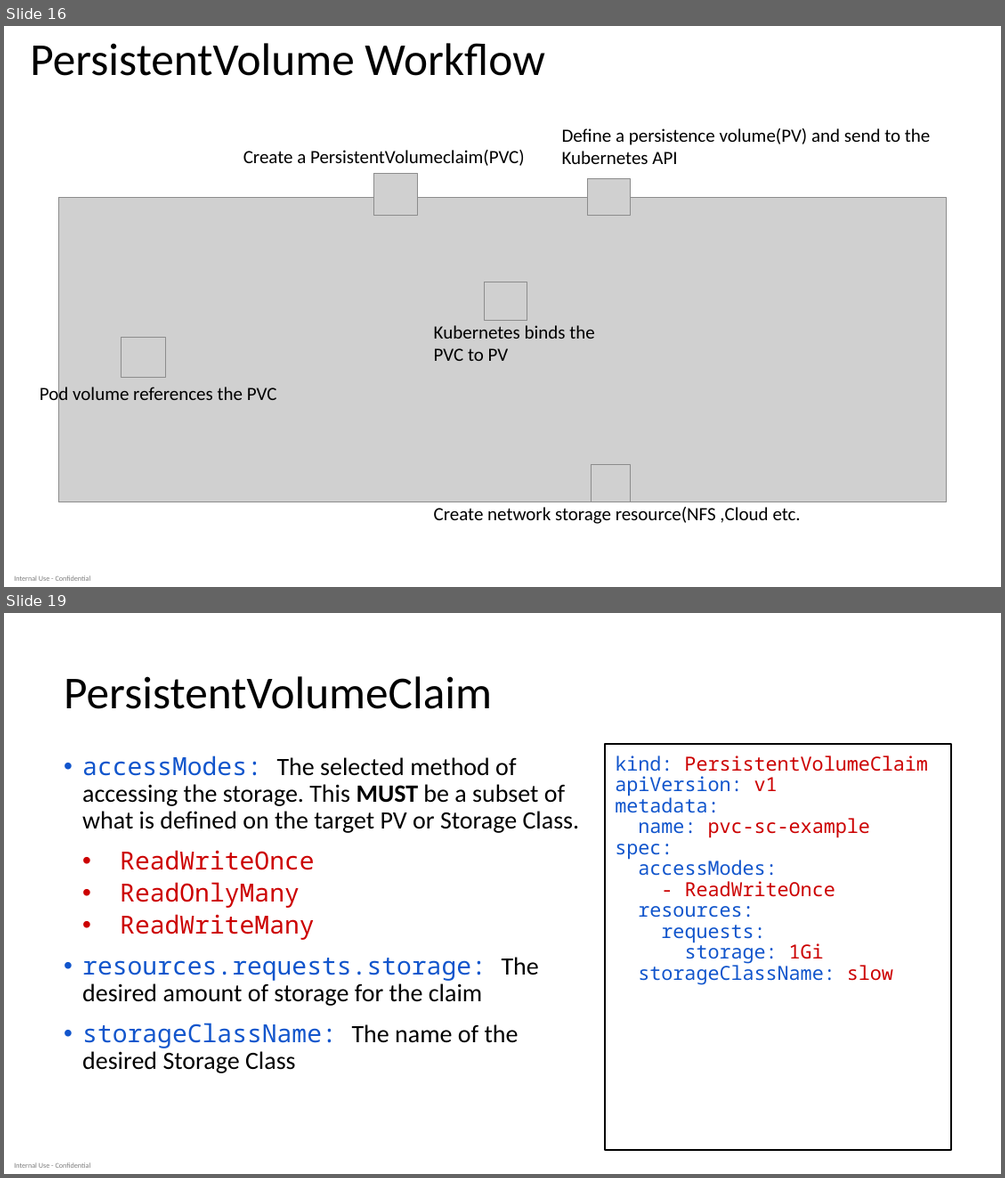
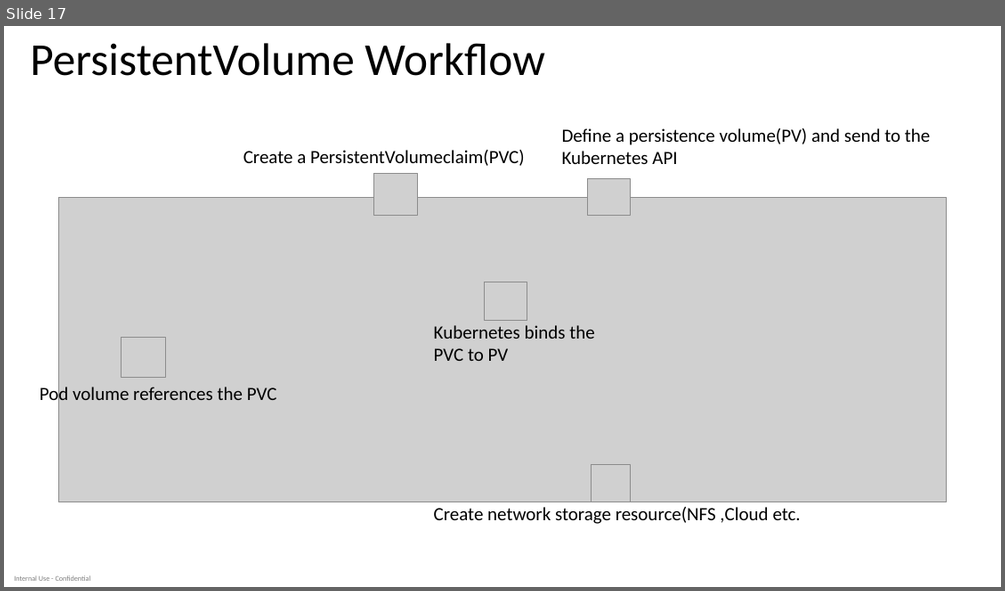
Before and after one commit to dteskubernetesworkshop/spring-boot-k8s-workshop, a slide deck: slides/k8 workshop deck-Day-2 -v 1.0.pptx. Shown one above the other, each under a label of ours: slides 16 and 19 before the commit, slide 17 after it; the slides between them are not shown. The pictures are 1005x1178 and 1005x591 pixels, drawn with LibreOffice and Linux fonts; fonts in the diff are those of the drawing; grey boxes stand for pictures. Boxes give left, top, right and bottom in pixels: in the first picture for what was removed or moved away, otherwise in the second. Text is boxed around its words. In the diff, an @@ line names an element or a change of style, - is before the commit and + after.

```diff
--- a/slides/k8 workshop deck-Day-2 -v 1.0.pptx
+++ b/slides/k8 workshop deck-Day-2 -v 1.0.pptx
@@ slide 19 removed at [4, 613, 1001, 1174], background #FFFFFF; not listed: 1 template element that a slide beside it also shows @@
@@ title removed at [64, 676, 492, 709] @@
-PersistentVolumeClaim
@@ rectangle removed at [606, 744, 952, 1150] @@
-kind: PersistentVolumeClaim
-apiVersion: v1
-metadata:
-name: pvc-sc-example
-spec:
-accessModes:
-- ReadWriteOnce
-resources:
-requests:
-storage: 1Gi
-storageClassName: slow
@@ text removed at [82, 755, 580, 1073] @@
-• accessModes: The selected method of accessing the storage. This MUST be a subset of what is defined on the target PV or Storage Class.
-  • ReadWriteOnce
-  • ReadOnlyMany
-  • ReadWriteMany
-• resources.requests.storage: The desired amount of storage for the claim
-• storageClassName: The name of the desired Storage Class
@@ what was slide 16 is now slide 17 @@
```
Also in this commit, not shown: 3 slides changed, 14 slides added, 3 other slides removed.
